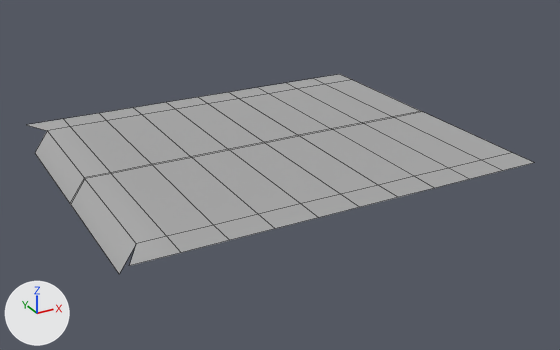
The FBX model Assets/Graphics/Models/Track/Flightmode Transition/transRoadMesh.fbx, before and after one commit.
Before and after are seen from a 50 mm camera at (-1.59, -3.05, 1.34) aimed at (0.04, -0.07, -0.15). Every picture has the same lights, and +X, +Y and +Z are marked at lower left. Mesh edges are drawn as thin lines. Where no turn or scale is listed for an object, it has been applied to the vertices.

The scene before the commit, as lines of its bpy script (objects in view):
```python
me_mesh = bpy.data.meshes.new('Mesh')
me_mesh.from_pydata(...)  # 70 vertices, 53 faces; spans x -0.94..0.94, y -0.8..0.8, z -0.1..0.0
me_mesh.materials.append(mat_trackroadmat)  # grey #a9a9a9
# before: 20 (-0.94, -0.8, 0.0) at pixel (129, 265), 21 (-0.87, -0.66, 0.0) at pixel (136, 243), 42 (-0.94, 0.8, 0.0) at pixel (26, 124), 43 (-0.87, 0.66, 0.0) at pixel (47, 130), 64 (-0.87, -0.01, 0.0) at pixel (84, 178)
# before: 65 (-0.87, 0.01, 0.0) at pixel (84, 177), 66 (-0.94, -0.66, -0.1) at pixel (119, 274), 67 (-0.94, -0.01, -0.1) at pixel (70, 204), 68 (-0.94, 0.66, -0.1) at pixel (34, 152), 69 (-0.94, 0.01, -0.1) at pixel (69, 203)
ob_transroadmesh = bpy.data.objects.new('transRoadMesh', me_mesh)
ob_transroadmesh.location = (0.0, 0.0, 0.0)
```
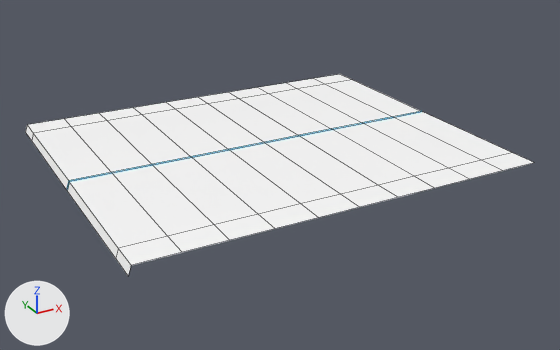
The newer file is also rescaled (x0.1) as a whole; pictures and numbers use the older file's frame.

Scene script edits in JSON lines:
```json
{"op": "add", "block": "mat_trackneonmat", "code": ["mat_trackneonmat = principled_material('trackNeonMat')", "mat_trackneonmat.base_color = (0.0, 0.654, 1.0)  # cyan #00d3ff", "mat_trackneonmat.roughness = 0.553"]}
{"op": "add", "block": "mat_transroadmat", "code": ["mat_transroadmat = principled_material('transRoadMat')", "mat_transroadmat.base_color = (1.0, 1.0, 1.0)  # white #ffffff"]}
{"block": "me_mesh", "where": "# used by ob_transroadmesh; location = (0.0, 0.0, 0.0)"}
{"block": "me_mesh", "where": "# verts and faces of me_mesh; kept vertices keep their numbers, new ones are numbered from 70"}
{"op": "remove", "block": "me_mesh", "code": "me_mesh.from_pydata(...)  # 70 vertices, 53 faces; spans x -0.94..0.94, y -0.8..0.8, z -0.1..0.0"}
{"op": "add", "block": "me_mesh", "code": "me_mesh.from_pydata(...)  # 72 vertices, 55 faces; spans x -0.95..0.94, y -0.8..0.8, z -0.04..0.0"}
{"block": "me_mesh", "change": "me_mesh part 1"}
{"op": "add", "block": "me_mesh", "code": "delete_vertices([68])  # with the faces that use them"}
{"op": "add", "block": "me_mesh", "code": "for i in [21, 43, 64, 65]: verts[i] += (-0.06, 0.0, 0.0)"}
{"op": "add", "block": "me_mesh", "code": "for i in [66, 67, 69]: verts[i] += (-0.01, 0.0, 0.06)"}
{"op": "add", "block": "me_mesh", "code": "for new, old in zip([70, 71, 72], [20, 42, 43]): verts[new] = verts[old] + (-0.02, 0.0, -0.04)"}
{"op": "add", "block": "me_mesh", "code": "faces += [(20, 21, 66, 70), (42, 71, 72, 43), (43, 72, 69, 65)]  # mat_transroadmat (white #ffffff)"}
{"block": "me_mesh", "change": "me_mesh part 2: 41 faces spanning x -0.95..0.94, y -0.8..0.8, z -0.04..0.0 switch from mat_trackroadmat (grey #a9a9a9) to mat_transroadmat (white #ffffff)"}
{"block": "me_mesh", "change": "me_mesh part 3: 11 faces spanning x -0.95..0.94, y -0.01..0.01, z -0.04..0.0 switch from mat_trackroadmat (grey #a9a9a9) to mat_trackneonmat (cyan #00d3ff)"}
```

Location of each change, (x1, y1, x2, y2) in pixels of the pictures (560 x 350 px):
```json
{"object": "transRoadMesh", "change": "reshaped", "before": [28, 74, 534, 274], "after": [26, 74, 534, 275]}
{"part": 1, "of": "me_mesh", "change": "built on", "before": [28, 119, 181, 274], "after": [26, 119, 182, 275]}
{"part": 2, "of": "me_mesh", "change": "recoloured", "before": [65, 74, 534, 252], "after": [65, 74, 534, 252], "on screen": "grey to white"}
{"part": 3, "of": "me_mesh", "change": "recoloured", "before": [112, 111, 422, 173], "after": [112, 111, 422, 173]}
```
